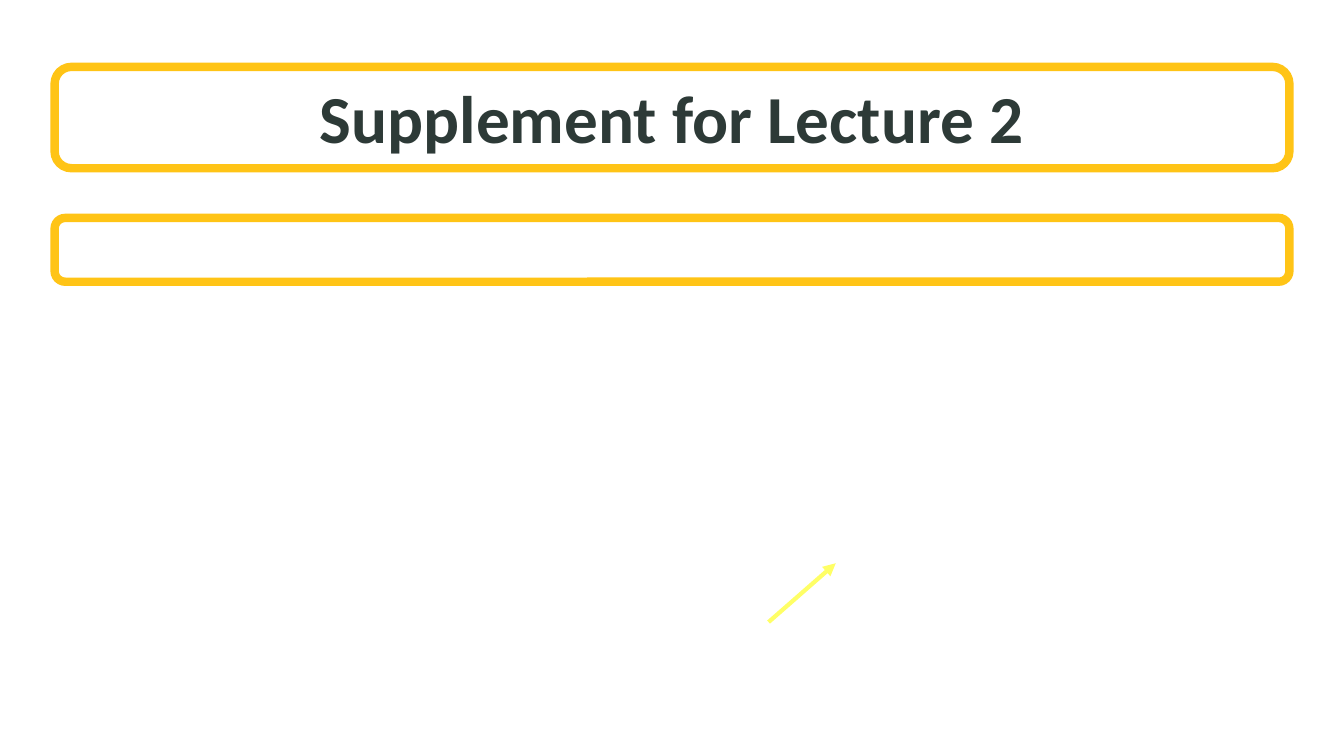
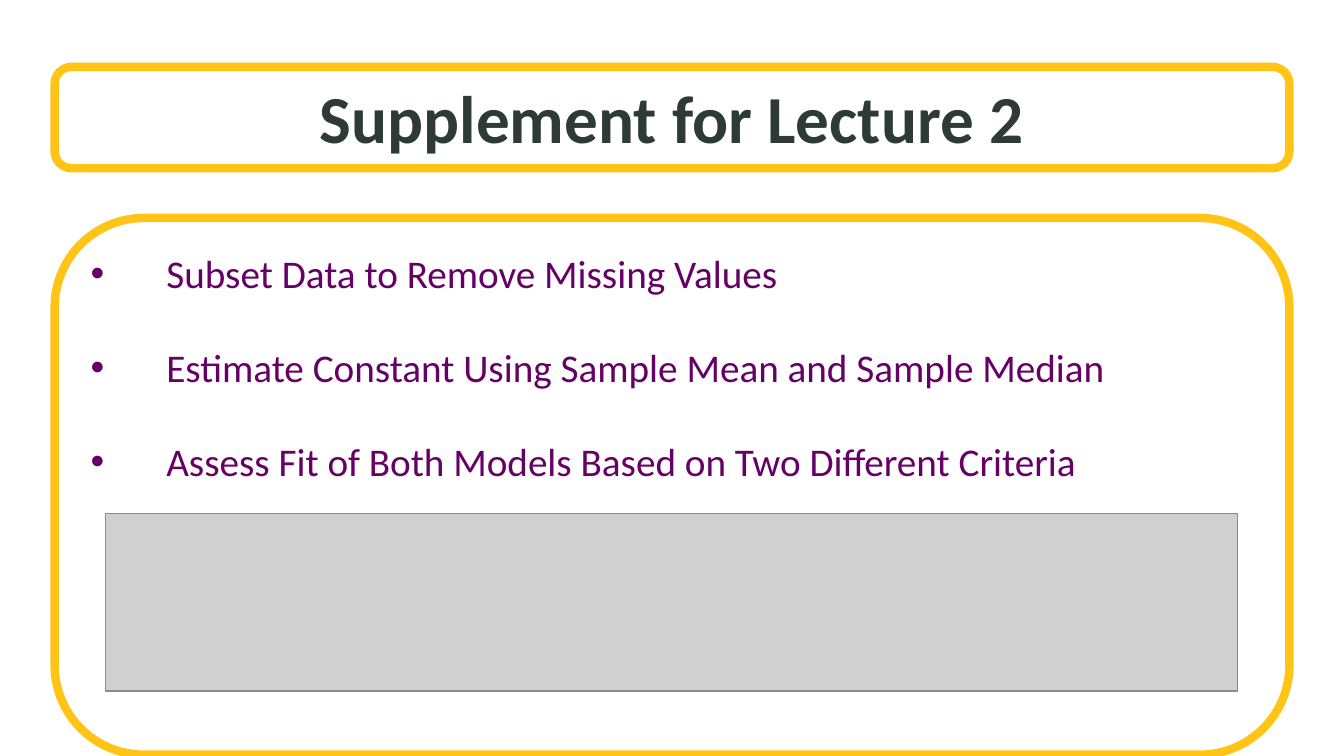
Before and after one commit to SuperMarioGiacomazzo/STOR455_WEBSITE, a slide deck: slide 9 of Lectures/2 - Four Step Process.pptx. Drawn at 1344x756 pixels with LibreOffice and Linux fonts; fonts in the diff are those of the drawing; grey boxes stand for pictures; background and template pictures are left out. Boxes give left, top, right and bottom in pixels: in the first picture for what was removed or moved away, otherwise in the second. Text is boxed around its words. In the diff, an @@ line names an element or a change of style, - is before the commit and + after.

```diff
--- a/Lectures/2 - Four Step Process.pptx
+++ b/Lectures/2 - Four Step Process.pptx
@@ rounded rectangle removed at [54,218,1290,281] @@
@@ rounded rectangle added at [54,218,1290,755], fill #FFFFFF, outline #FFC416 6 pt, 28 pt, text #660066 @@
+• Subset Data to Remove Missing Values
+• Estimate Constant Using Sample Mean and Sample Median
+• Assess Fit of Both Models Based on Two Different Criteria
@@ picture added at [106,513,1238,691] @@
@@ arrow removed from (768, 622) to (836, 564) @@
```
Also in this commit, not shown: 4 other slides changed, 6 slides added, 9 slides removed, 14 other files.
